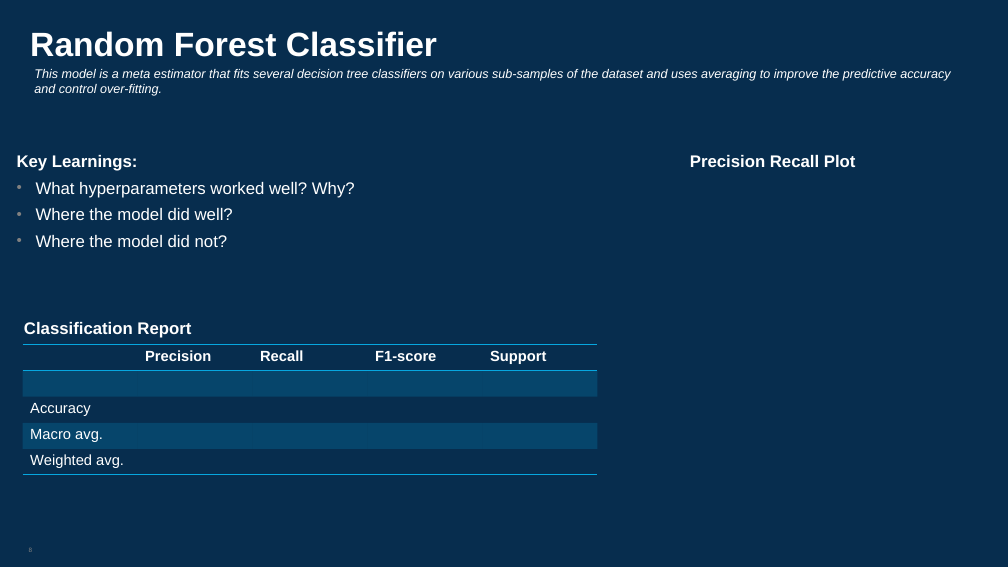
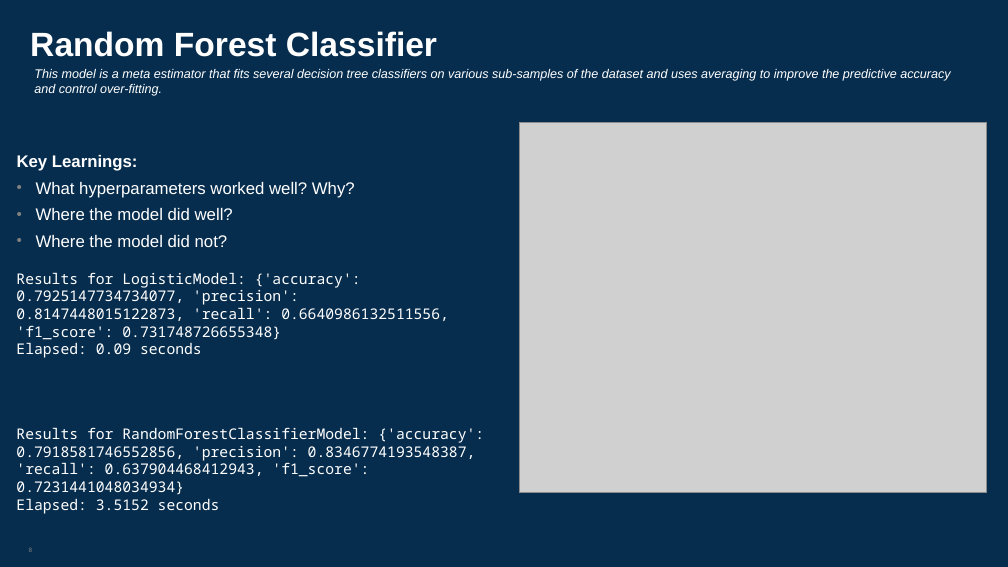
Before and after one commit to tahirbags/cs410_project, a slide deck: slide 8 of docs/cs410 final project_v1.pptx. Drawn at 1008x567 pixels with LibreOffice and Linux fonts; fonts in the diff are those of the drawing; grey boxes stand for pictures. Boxes give left, top, right and bottom in pixels: in the first picture for what was removed or moved away, otherwise in the second. Text is boxed around its words. In the diff, an @@ line names an element or a change of style, - is before the commit and + after.

```diff
--- a/docs/cs410 final project_v1.pptx
+++ b/docs/cs410 final project_v1.pptx
@@ picture added at (x1=520, y1=123, x2=987, y2=493) @@
@@ text removed at (x1=690, y1=155, x2=856, y2=167) @@
-Precision Recall Plot
@@ text added at (x1=16, y1=272, x2=449, y2=358), 14 pt, text #FFFFFF @@
+Results for LogisticModel: {'accuracy': 0.7925147734734077, 'precision': 0.8147448015122873, 'recall': 0.6640986132511556, 'f1_score': 0.731748726655348}
+Elapsed: 0.09 seconds
@@ text removed at (x1=24, y1=322, x2=191, y2=338) @@
-Classification Report
@@ table removed at (x1=23, y1=345, x2=597, y2=475), 5 rows, 5 columns @@
- | Precision | Recall | F1-score | Support
- |  |  |  | 
-Accuracy |  |  |  | 
-Macro avg. |  |  |  | 
-Weighted avg. |  |  |  | 
@@ text added at (x1=16, y1=427, x2=484, y2=514), 14 pt, text #FFFFFF @@
+Results for RandomForestClassifierModel: {'accuracy': 0.7918581746552856, 'precision': 0.8346774193548387, 'recall': 0.637904468412943, 'f1_score': 0.7231441048034934}
+Elapsed: 3.5152 seconds
```
Also in this commit, not shown: 9 other slides changed.
